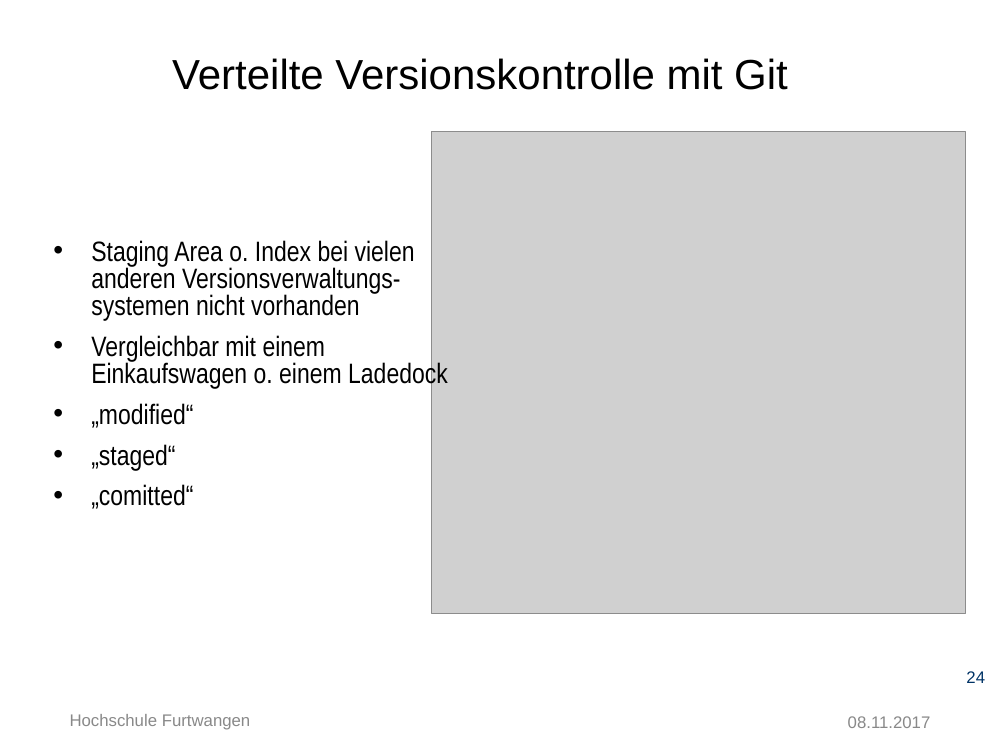
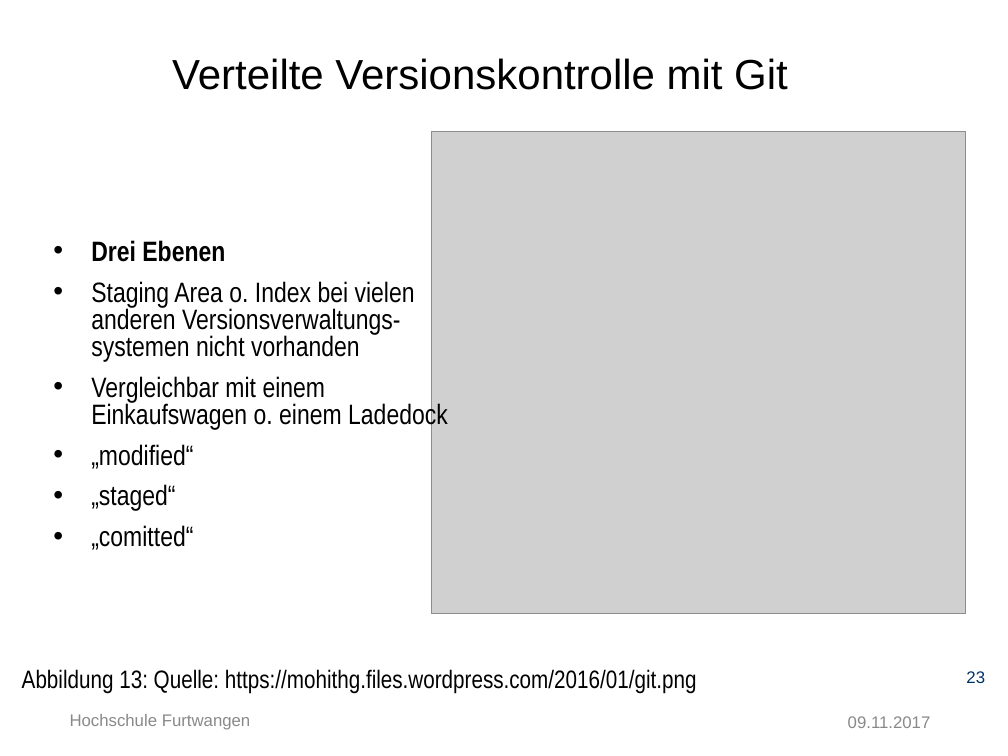
Before and after one commit to Ertugrul-Furtwangen/Erti, a slide deck: slide 23 of Thesis-Präsentation.pptx (slide 24 before the commit). Drawn at 1008x756 pixels with LibreOffice and Linux fonts; fonts in the diff are those of the drawing; grey boxes stand for pictures; background and template pictures are left out. Boxes give left, top, right and bottom in pixels: in the first picture for what was removed or moved away, otherwise in the second. Text is boxed around its words. In the diff, an @@ line names an element or a change of style, - is before the commit and + after.

```diff
--- a/Thesis-Präsentation.pptx
+++ b/Thesis-Präsentation.pptx
@@ text at <box>91,240,225,262</box>: paragraph added @@
+• Drei Ebenen
@@ text added at <box>22,669,697,694</box>, 18 pt, text #000000 @@
+Abbildung 13: Quelle: https://mohithg.files.wordpress.com/2016/01/git.png
@@ page number at <box>966,671,985,683</box>: text changed @@
-24
+23
@@ text at <box>848,716,931,728</box>: text changed @@
-08.11.2017
+09.11.2017
```
Also in this commit, not shown: 39 other slides changed, 3 slides added, 2 slides removed.
